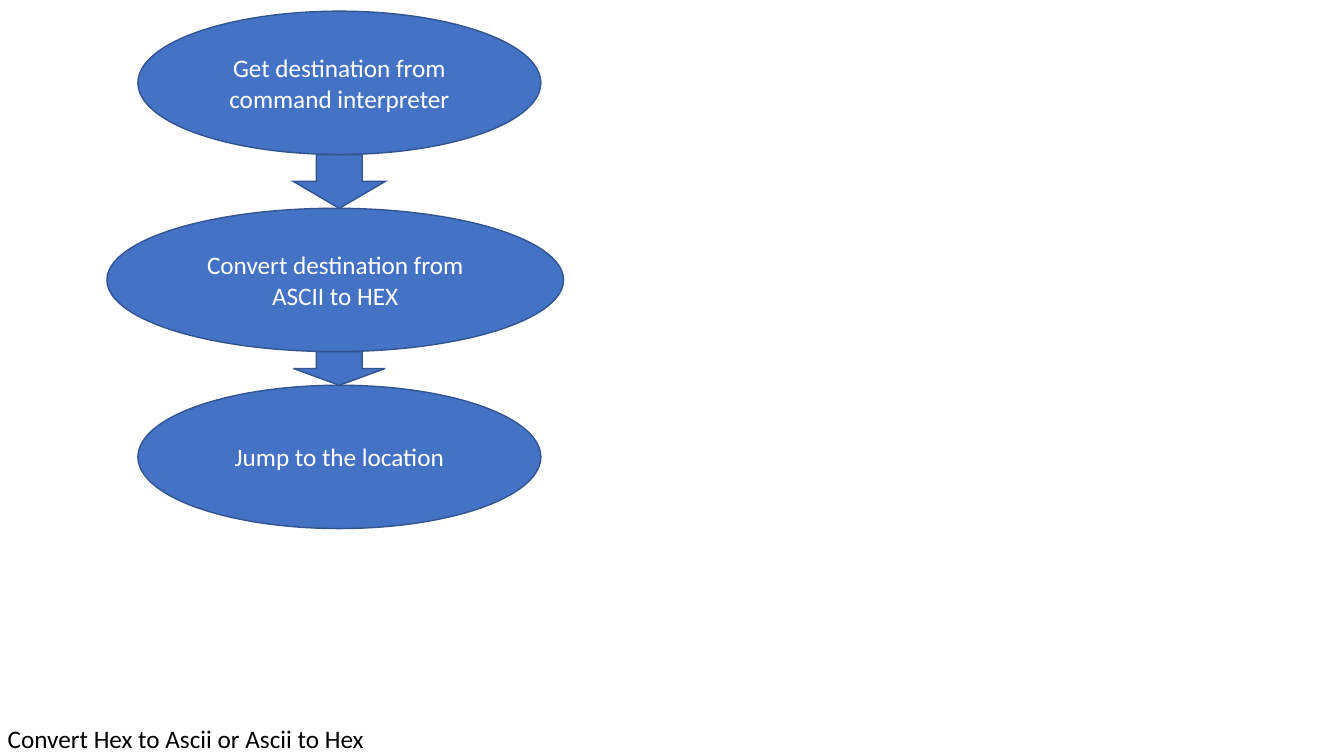
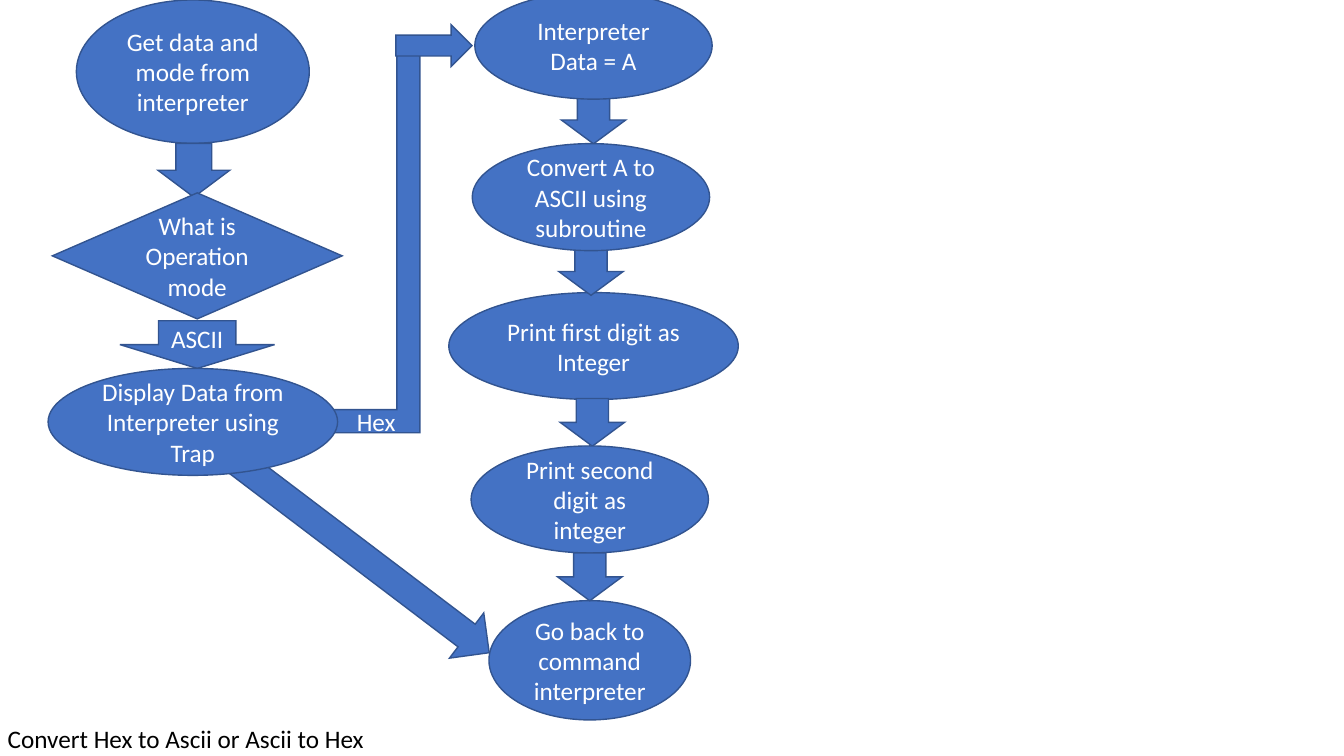
Before and after one commit to metemorris/ECE441DESIGNPROJECT, a slide deck: slide 16 of Flowcharts.pptx (slide 15 before the commit). Drawn at 1344x756 pixels with LibreOffice and Linux fonts; fonts in the diff are those of the drawing. Boxes give left, top, right and bottom in pixels: in the first picture for what was removed or moved away, otherwise in the second. Text is boxed around its words. In the diff, an @@ line names an element or a change of style, - is before the commit and + after.

```diff
--- a/Flowcharts.pptx
+++ b/Flowcharts.pptx
@@ ellipse "Get data and mode from ...": place and size @@
-ellipse "Get data and mode from ..." at [138,11,541,154]
+ellipse "Get data and mode from ..." at [77,0,310,143]
@@ right arrow added at [396,25,473,67], fill #4472C4, outline #325491 1 pt @@
@@ ellipse added at [475,0,712,99], fill #4472C4, outline #325491 1 pt, 18 pt, text #FFFFFF @@
+Interpreter Data = A
@@ text in ellipse at [127,33,259,115]: text changed @@
-Get destination from command interpreter
+Get data and mode from interpreter
@@ bent up arrow added at [333,37,419,433], fill #4472C4, outline #325491 1 pt, 18 pt, text #FFFFFF @@
+Hex
@@ down arrow added at [562,96,626,143], fill #4472C4, outline #325491 1 pt @@
@@ down arrow: place and size @@
-down arrow at [293,154,385,208]
+down arrow at [158,143,230,197]
@@ ellipse added at [473,143,710,250], fill #4472C4, outline #325491 1 pt, 18 pt, text #FFFFFF @@
+Convert A to ASCII using subroutine
@@ diamond added at [52,193,343,319], fill #4472C4, outline #325491 1 pt, 18 pt, text #FFFFFF @@
+What is Operation mode
@@ ellipse removed at [107,209,564,352] @@
-Convert destination from ASCII to HEX
@@ down arrow added at [559,248,623,295], fill #4472C4, outline #325491 1 pt @@
@@ ellipse added at [449,292,738,399], fill #4472C4, outline #325491 1 pt, 18 pt, text #FFFFFF @@
+Print first digit as Integer
@@ down arrow added at [120,321,274,368], fill #4472C4, outline #325491 1 pt, 18 pt, text #FFFFFF @@
+ASCII
@@ down arrow removed at [293,352,385,385] @@
@@ ellipse added at [48,368,338,475], fill #4472C4, outline #325491 1 pt, 18 pt, text #FFFFFF @@
+Display Data from Interpreter using Trap
@@ ellipse removed at [138,385,541,528] @@
-Jump to the location
@@ down arrow added at [561,398,625,446], fill #4472C4, outline #325491 1 pt @@
@@ right arrow added at [209,430,507,675], fill #4472C4, outline #325491 1 pt @@
@@ ellipse added at [471,446,708,553], fill #4472C4, outline #325491 1 pt, 18 pt, text #FFFFFF @@
+Print second digit as integer
@@ down arrow added at [558,554,622,601], fill #4472C4, outline #325491 1 pt @@
@@ ellipse added at [489,601,691,720], fill #4472C4, outline #325491 1 pt, 18 pt, text #FFFFFF @@
+Go back to command interpreter
```
Also in this commit, not shown: 3 slides added, 3 other files.
